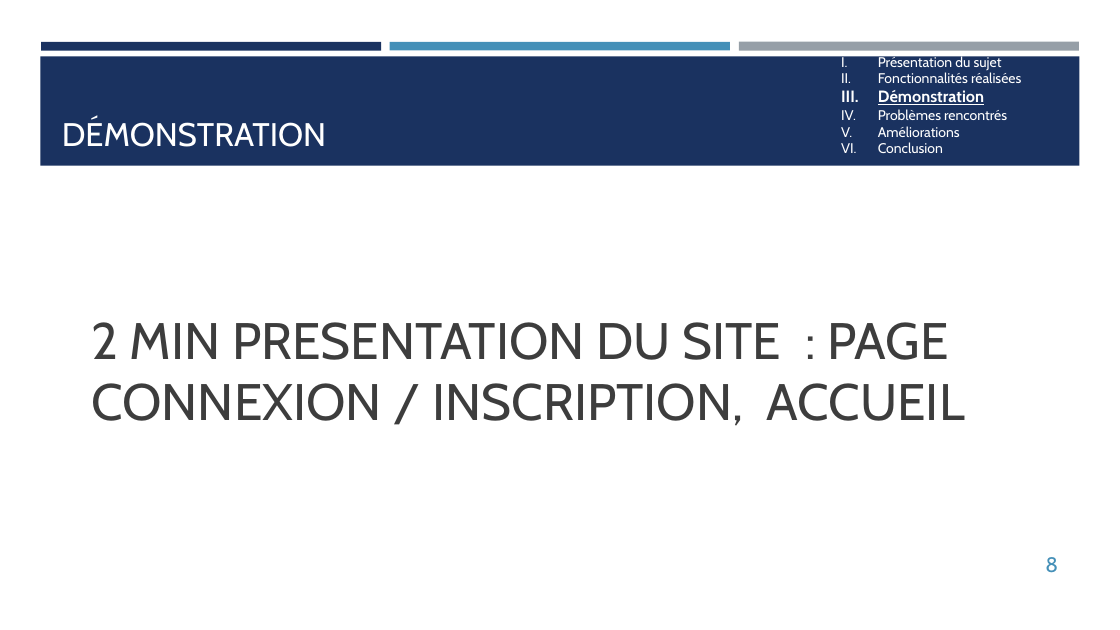
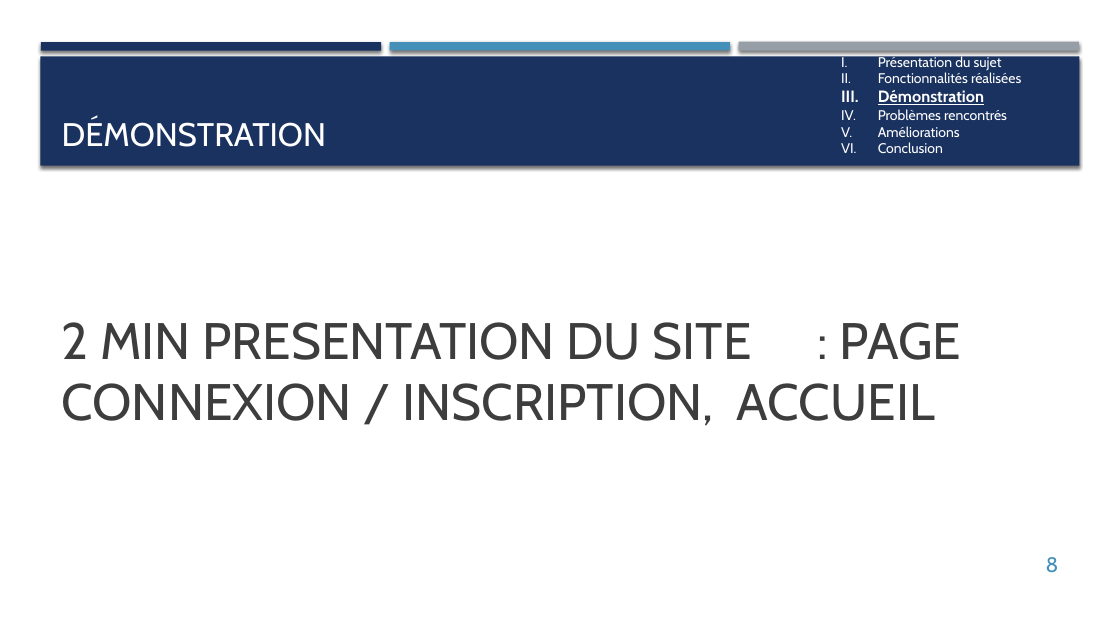
Before and after one commit to jn-robert/PokerProjet, a slide deck: slide 8 of Projet tuteuré.pptx. Drawn at 1120x630 pixels with LibreOffice and Linux fonts; fonts in the diff are those of the drawing. Boxes give left, top, right and bottom in pixels: in the first picture for what was removed or moved away, otherwise in the second. Text is boxed around its words. In the diff, an @@ line names an element or a change of style, - is before the commit and + after.

```diff
--- a/Projet tuteuré.pptx
+++ b/Projet tuteuré.pptx
@@ shadow on in 4 elements at [41,42,381,50], [739,42,1079,51], [390,42,730,50], [40,56,1080,166] @@
@@ text "2 MIN PRESENTATION DU SITE ..." at [62,322,961,426]: list level 2 to 1 in "2 MIN PRESENTATION DU SITE ..." @@
```
Also in this commit, not shown: 10 other slides changed.
